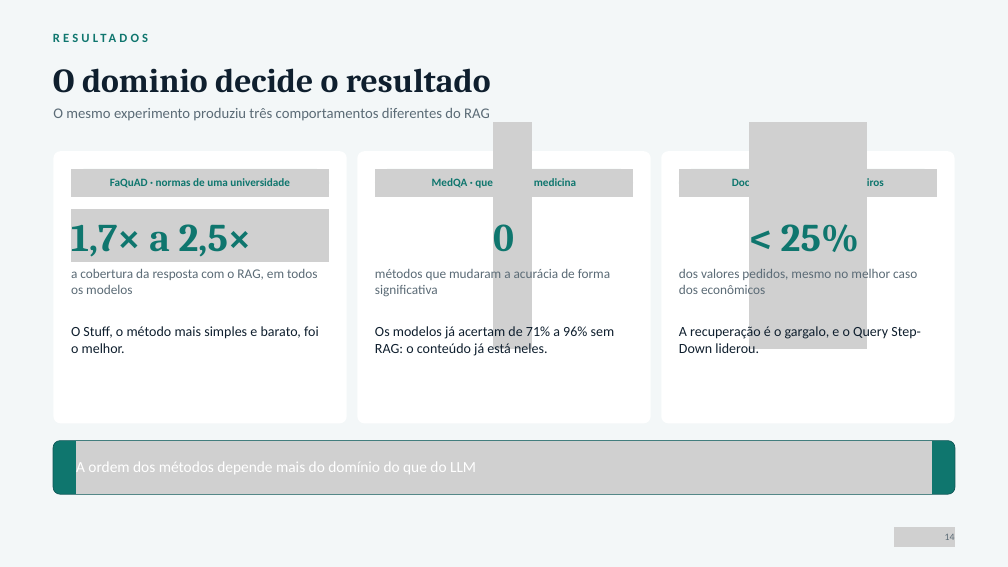
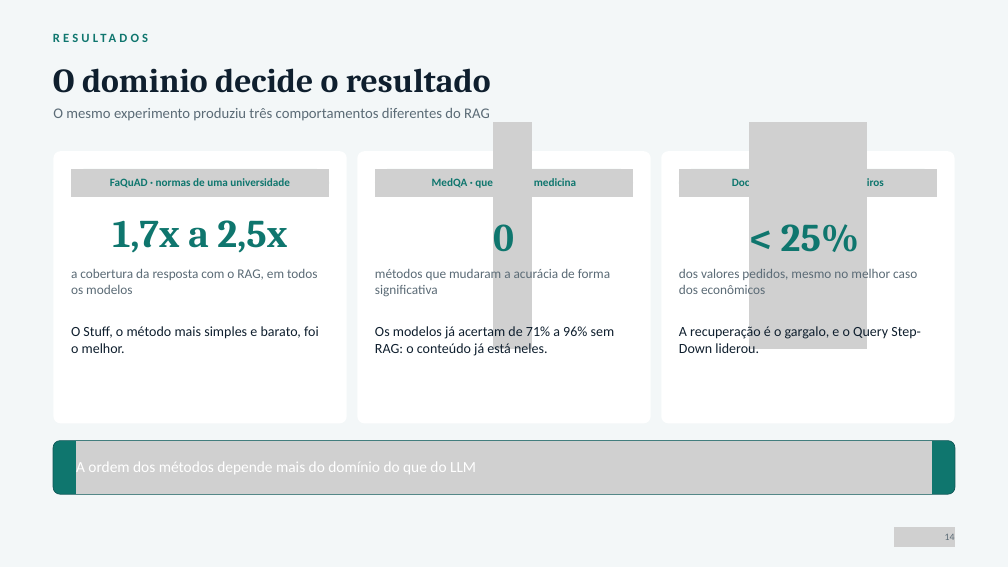
Before and after one commit to RyanMazzeu/TCC, a slide deck: slide 22 of Slide de Apresentação/Slide TCC .pptx. Drawn at 1008x567 pixels with LibreOffice and Linux fonts; fonts in the diff are those of the drawing; grey boxes stand for pictures. Boxes give left, top, right and bottom in pixels: in the first picture for what was removed or moved away, otherwise in the second. Text is boxed around its words. In the diff, an @@ line names an element or a change of style, - is before the commit and + after.

```diff
--- a/Slide de Apresentação/Slide TCC .pptx
+++ b/Slide de Apresentação/Slide TCC .pptx
@@ picture removed at (x1=71, y1=209, x2=329, y2=262) @@
@@ text "1,7x a 2,5x" at (x1=113, y1=220, x2=287, y2=253): vertical alignment middle to top @@
@@ text at (x1=113, y1=220, x2=287, y2=253): text changed @@
-1,7× a 2,5×
+1,7x a 2,5x
```
Also in this commit, not shown: 12 other slides changed, 1 other file.
